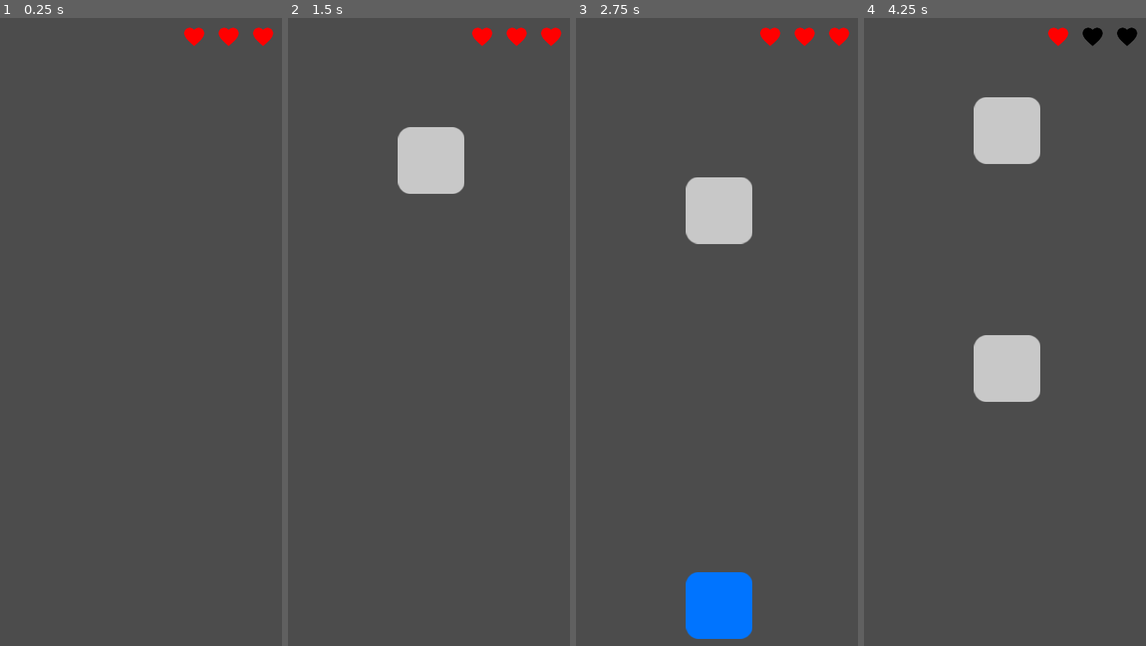
Above: before the commit, frames 1-4 (left to right).
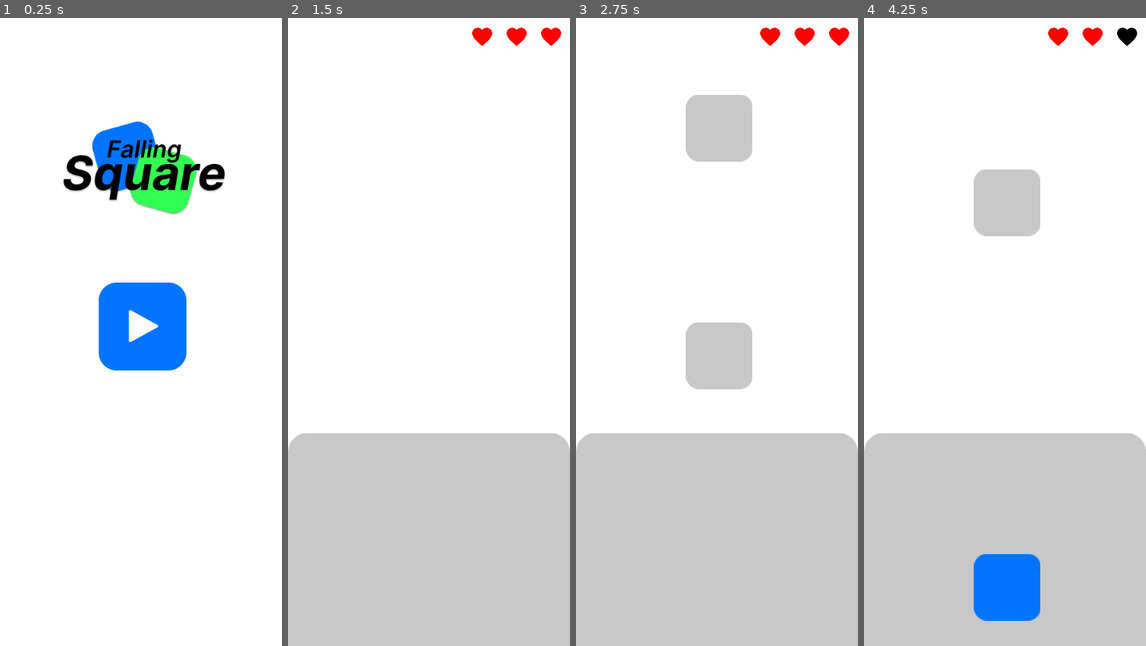
Above: after the commit, the same moments.

Repository: EmilienLeroy/FallingSquare
Game: Godot game, scene res://main.tscn
Two runs of this game, one before a commit and one after it. Both use one fixed random seed, a clock stepped at 60 frames per second and the inputs below.
Inputs (mouse positions are in pixels of both pictures, inside the frame that each line leads up to):
- Up to frame 1 (0.25 s): no input
- Up to frame 2 (1.5 s): click (431, 325) at 0.52 s; move the mouse to (431, 131) at 1.27 s; click (431, 131) at 1.42 s
- Up to frame 3 (2.75 s): move the mouse to (719, 118) at 2.02 s; click (719, 118) at 2.17 s
- Up to frame 4 (4.25 s): move the mouse to (1033, 193) at 2.77 s; click (1033, 193) at 2.92 s; move the mouse to (1007, 162) at 3.52 s; click (1007, 162) at 3.67 s

The runs differ from the first frame. In frame 1, 100% of the frame differs, in the area x 0-100%, y 0-100%; in frame 2, 100%; in frame 3, 100%; in frame 4, 100%.

Commit message:
✨ Add home view and improve game design

Diff:
--- /dev/null
+++ b/assets/shaders/color.gdshader
@@ -0,0 +1,8 @@
+shader_type canvas_item;
+
+uniform vec4 color : hint_color;
+
+void fragment() {
+    COLOR.rgb = color.rgb;
+    COLOR.a = texture(TEXTURE, UV).a;
+}
--- a/components/game.tscn
+++ b/components/game.tscn
@@ -14,7 +14,7 @@
 margin_bottom = 46.0
 
 [node name="Zone" parent="." instance=ExtResource( 2 )]
-position = Vector2( 3, 655 )
+position = Vector2( 0, 529 )
 
 [node name="Spawn" type="Position2D" parent="."]
 position = Vector2( 183, 130 )
--- a/components/heart.tscn
+++ b/components/heart.tscn
@@ -2,19 +2,10 @@
 
 [ext_resource path="res://assets/icons/heart.png" type="Texture" id=1]
 [ext_resource path="res://components/heart.gd" type="Script" id=2]
-
-[sub_resource type="Shader" id=2]
-code = "shader_type canvas_item;
-
-uniform vec4 color : hint_color;
-
-void fragment() {
-    COLOR.rgb = color.rgb;
-    COLOR.a = texture(TEXTURE, UV).a;
-}"
+[ext_resource path="res://assets/shaders/color.gdshader" type="Shader" id=3]
 
 [sub_resource type="ShaderMaterial" id=1]
-shader = SubResource( 2 )
+shader = ExtResource( 3 )
 shader_param/color = null
 
 [node name="MarginContainer" type="MarginContainer"]
--- a/components/zone.tscn
+++ b/components/zone.tscn
@@ -1,13 +1,24 @@
-[gd_scene load_steps=3 format=2]
+[gd_scene load_steps=6 format=2]
 
 [ext_resource path="res://components/zone.gd" type="Script" id=1]
+[ext_resource path="res://assets/textures/zone.png" type="Texture" id=2]
+[ext_resource path="res://assets/shaders/color.gdshader" type="Shader" id=3]
 
 [sub_resource type="RectangleShape2D" id=1]
-extents = Vector2( 180.75, 72 )
+extents = Vector2( 180.75, 136 )
+
+[sub_resource type="ShaderMaterial" id=2]
+shader = ExtResource( 3 )
+shader_param/color = Color( 0.788235, 0.788235, 0.788235, 1 )
 
 [node name="Area2D" type="Area2D"]
 script = ExtResource( 1 )
 
 [node name="CollisionShape2D" type="CollisionShape2D" parent="."]
-position = Vector2( 180.25, 72 )
+position = Vector2( 180.25, 136 )
 shape = SubResource( 1 )
+
+[node name="Sprite" type="Sprite" parent="."]
+material = SubResource( 2 )
+position = Vector2( 180, 136 )
+texture = ExtResource( 2 )
--- a/main.gd
+++ b/main.gd
@@ -1,14 +1,28 @@
 extends Node2D
 
-var Game = preload("res://components/game.tscn");
+var HomeView = preload("res://views/home.tscn");
+var GameView = preload("res://components/game.tscn");
+
+var current;
 
 func _ready():
-	create_game();
+	current = create_home();
 	pass
 
 
+func create_home():
+	var home = HomeView.instance();
+	add_child(home);
+	home.connect("play", self, 'on_play')
+	return home;
+
 func create_game():
-	var game = Game.instance();
+	var game = GameView.instance();
 	add_child(game);
 	game.start_game(3);
-	pass
+
+	return game;
+
+func on_play():
+	current.queue_free();
+	current = create_game();
--- a/project.godot
+++ b/project.godot
@@ -32,4 +32,5 @@
 
 [rendering]
 
+environment/default_clear_color=Color( 1, 1, 1, 1 )
 environment/default_environment="res://default_env.tres"
--- /dev/null
+++ b/views/home.gd
@@ -0,0 +1,10 @@
+extends Node2D
+
+signal play;
+
+func _ready():
+	$Play.connect("button_down", self, "_on_play_down");
+	pass
+
+func _on_play_down():
+	emit_signal("play");
--- /dev/null
+++ b/views/home.tscn
@@ -0,0 +1,20 @@
+[gd_scene load_steps=4 format=2]
+
+[ext_resource path="res://assets/textures/logo.png" type="Texture" id=1]
+[ext_resource path="res://assets/textures/play.png" type="Texture" id=2]
+[ext_resource path="res://views/home.gd" type="Script" id=3]
+
+[node name="Home" type="Node2D"]
+script = ExtResource( 3 )
+
+[node name="Logo" type="Sprite" parent="."]
+position = Vector2( 184, 192 )
+scale = Vector2( 0.802013, 0.802013 )
+texture = ExtResource( 1 )
+
+[node name="Play" type="TextureButton" parent="."]
+margin_left = 126.0
+margin_top = 337.0
+margin_right = 238.0
+margin_bottom = 449.0
+texture_normal = ExtResource( 2 )
Binary file added: assets/textures/logo.png
Not shown, added: assets/textures/logo.png.import
Binary file added: assets/textures/play.png
Not shown, added: assets/textures/play.png.import
Binary file added: assets/textures/zone.png
Not shown, added: assets/textures/zone.png.import
